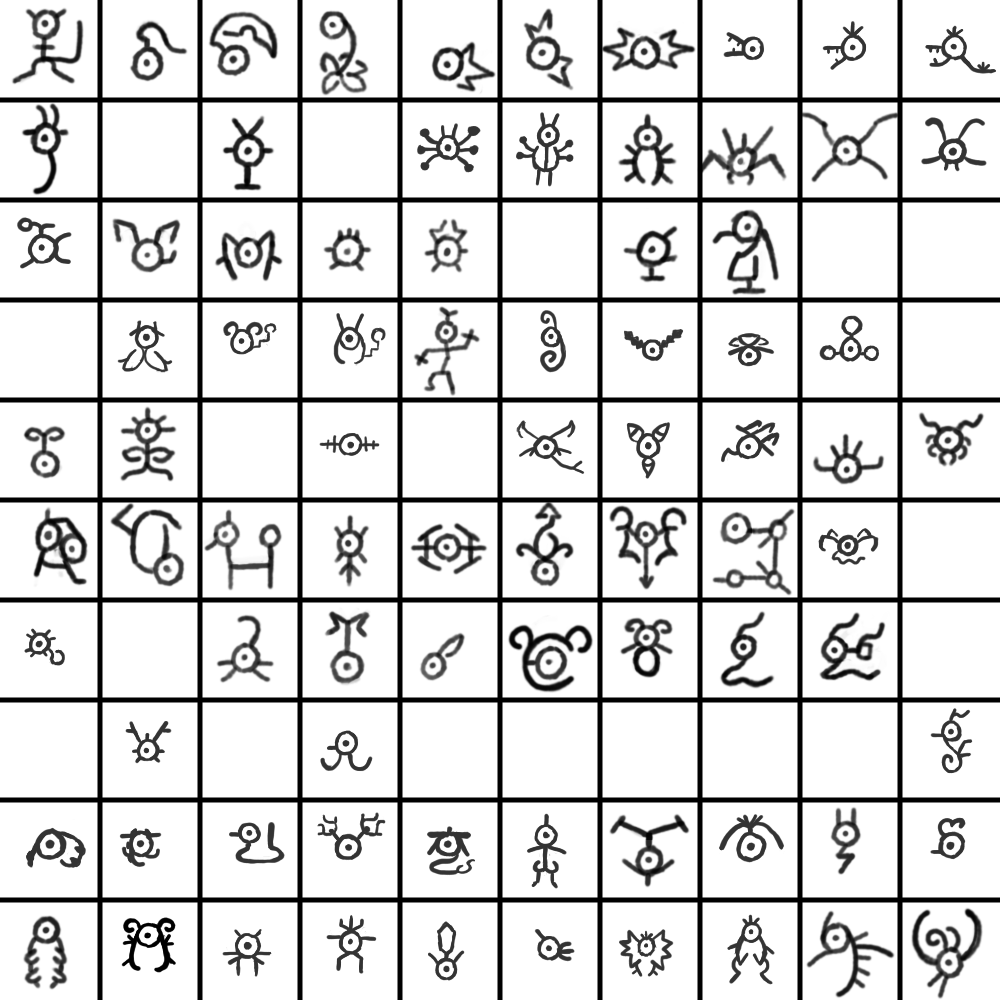
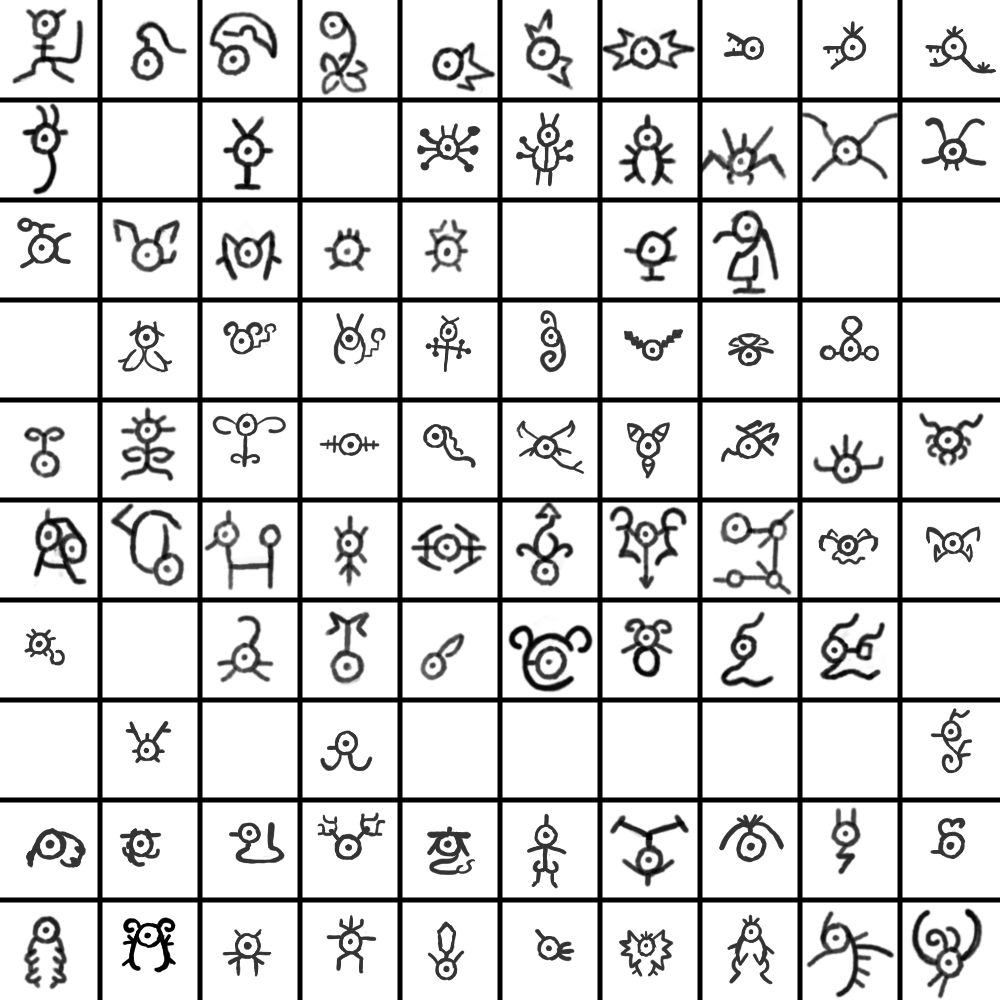
The second w=1000, h=1000 image is a revision of the first. Changes to its layers:
painted on "Paint Layer 1" over [212, 305, 982, 563]
